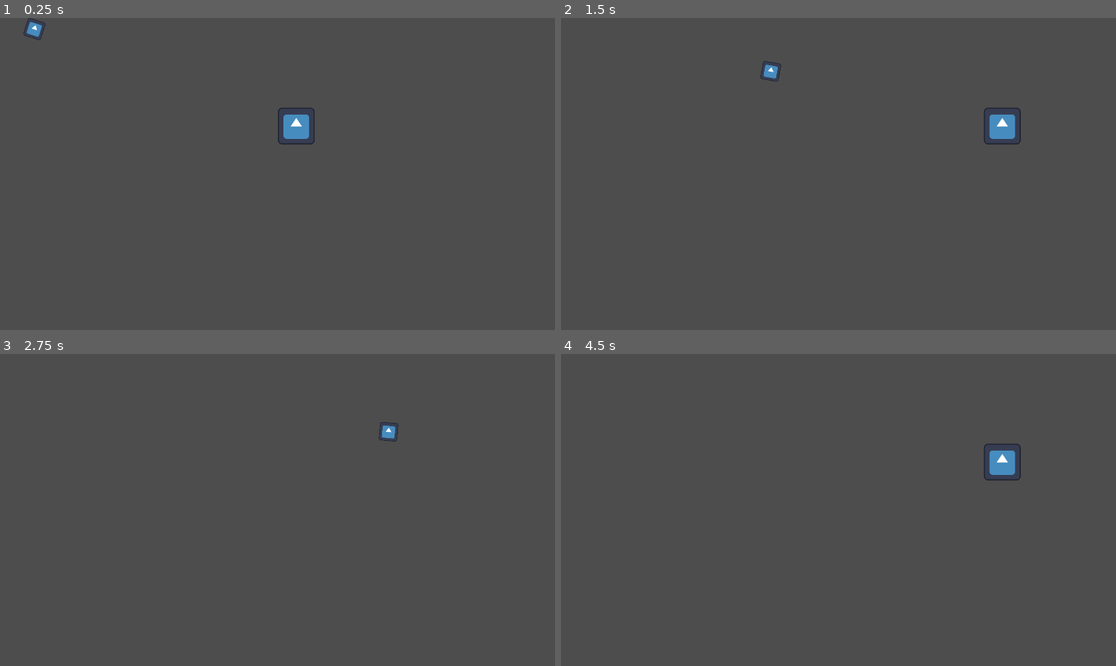
Above: before the commit, frames 1-4 (two rows, left to right).
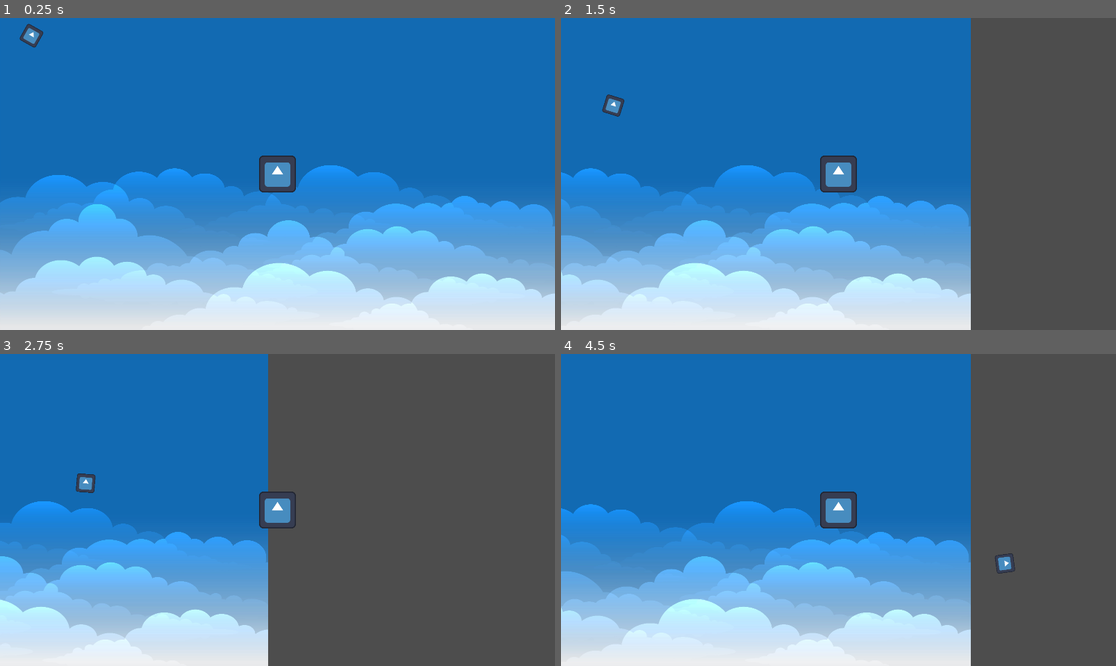
Above: after the commit, the same moments.

Repository: aayamneupane/Survivor-Archade
Game: Godot game, scene res://game.tscn
Two runs of this game, one before a commit and one after it. Both use one fixed random seed, a clock stepped at 60 frames per second and the inputs below. The project has no main scene, so this scene is started directly. The engine's default icon, where the game draws it, is replaced by a stand-in: a white triangle on a blue panel in a dark square.
Inputs (mouse positions are in pixels of both pictures, inside the frame that each line leads up to):
- Up to frame 1 (0.25 s): no input
- Up to frame 2 (1.5 s): move the mouse to (960, 158) at 0.52 s; hold D (move_right) 0.53-1.25 s; click (960, 158) at 0.67 s; drag from (727, 189) to (738, 64) at 1.27 s
- Up to frame 3 (2.75 s): move the mouse to (333, 441) at 2.02 s; hold D (move_right) from 2.03 s (still down)
- Up to frame 4 (4.5 s): release D (move_right) at 2.75 s; drag from (810, 572) to (672, 463) at 2.77 s; move the mouse to (1005, 556) at 3.52 s; hold A (move_left) 3.53-4.25 s; drag from (672, 463) to (755, 432) at 4.27 s

The runs differ from the first frame. In frame 1, 100% of the frame differs, in the area x 0-100%, y 0-100%; in frame 2, 74%; in frame 3, 49%; in frame 4, 74%.

Commit message:
camera tracking setup

Diff:
--- a/game.tscn
+++ b/game.tscn
@@ -1,8 +1,9 @@
-[gd_scene load_steps=4 format=3 uid="uid://bxlacem5ua1l6"]
+[gd_scene load_steps=5 format=3 uid="uid://bxlacem5ua1l6"]
 
 [ext_resource type="PackedScene" uid="uid://c62l3381llf2a" path="res://player.tscn" id="1_1hm87"]
 [ext_resource type="Script" path="res://game.gd" id="1_cqbax"]
 [ext_resource type="PackedScene" uid="uid://d2hjx86n2go1b" path="res://missiles.tscn" id="2_ymer0"]
+[ext_resource type="Texture2D" uid="uid://c8qtpea75dxds" path="res://assets/blue-sky-with-shiny-clouds-background/sky_bg.jpg" id="4_v26eo"]
 
 [node name="Game" type="Control"]
 layout_mode = 3
@@ -14,8 +15,20 @@
 script = ExtResource("1_cqbax")
 metadata/_edit_lock_ = true
 
+[node name="Bg" type="TextureRect" parent="."]
+layout_mode = 1
+anchors_preset = 15
+anchor_right = 1.0
+anchor_bottom = 1.0
+grow_horizontal = 2
+grow_vertical = 2
+texture = ExtResource("4_v26eo")
+expand_mode = 1
+
 [node name="Player" parent="." instance=ExtResource("1_1hm87")]
-position = Vector2(961, 310)
+position = Vector2(960, 540)
+
+[node name="Camera2D" type="Camera2D" parent="Player"]
 
 [node name="Missiles" parent="." instance=ExtResource("2_ymer0")]
 position = Vector2(578, 422)
--- a/player.tscn
+++ b/player.tscn
@@ -7,6 +7,17 @@
 script = ExtResource("1_40gwy")
 
 [node name="PlayerSkin" type="TextureRect" parent="."]
+anchors_preset = 8
+anchor_left = 0.5
+anchor_top = 0.5
+anchor_right = 0.5
+anchor_bottom = 0.5
+offset_left = -64.0
+offset_top = -64.0
+offset_right = 64.0
+offset_bottom = 64.0
+grow_horizontal = 2
+grow_vertical = 2
 texture = ExtResource("1_bmb46")
 
 [node name="Timer" type="Timer" parent="."]
